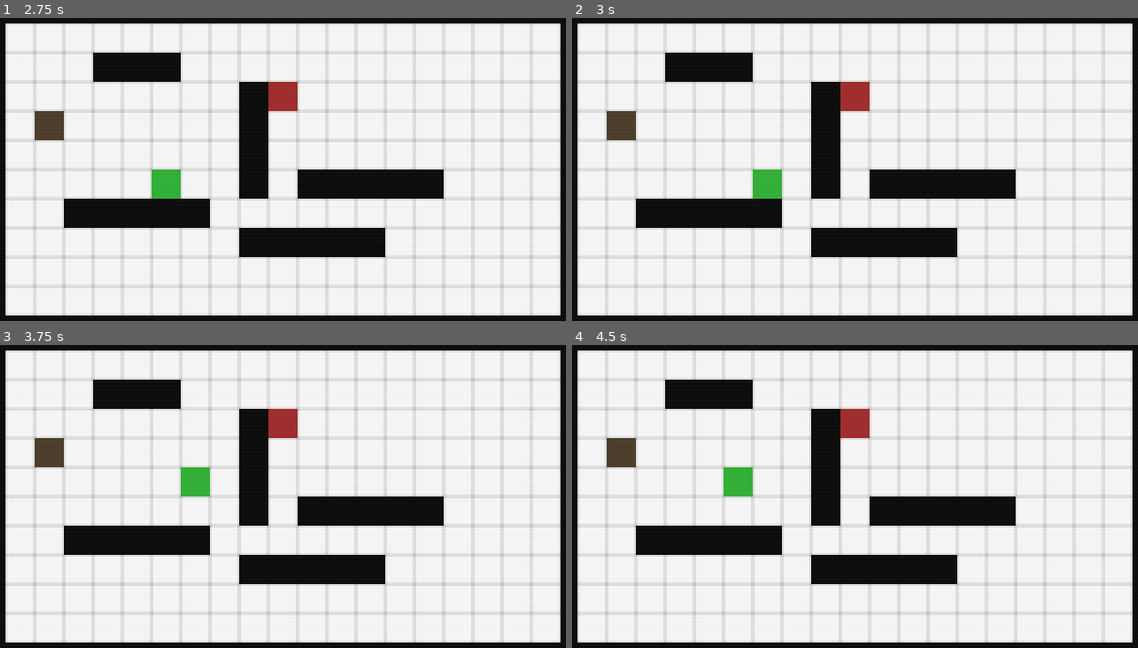
Above: before the commit, frames 1-4 (two rows, left to right).
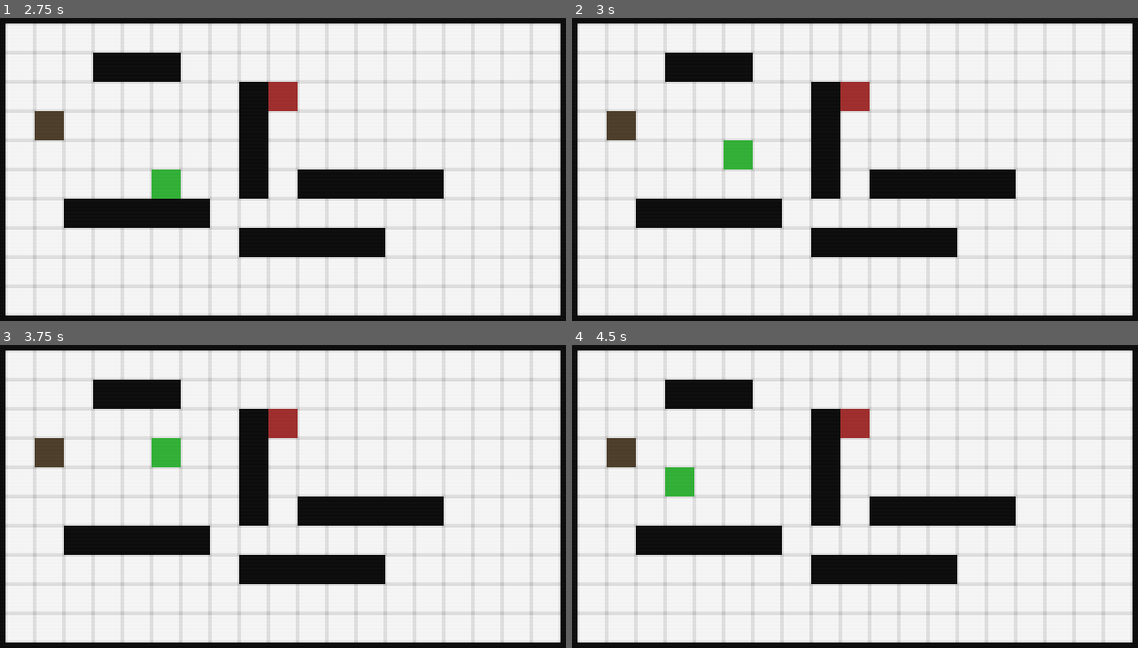
Above: after the commit, the same moments.

Repository: daredakke/maze-vault
Game: Godot game, scene res://scenes/game.tscn
The game is run twice, just before and just after one commit, with the same random seed, the same clock (stepped at 60 frames per second) and the same inputs.
Inputs:
- Up to frame 1 (2.75 s): click "NEW GAME" at 0.5 s; tap Enter (ui_accept) at 1.25, 1.52, 2, 2.27 s; hold Right (right) 1.28-2.03 s; hold Down (down) from 2.03 s (still down)
- Up to frame 2 (3 s): tap R (reset) at 2.75 s; release Down (down) at 2.78 s; hold Right (right) from 2.78 s (still down)
- Up to frame 3 (3.75 s): tap Enter (ui_accept) at 3.5 s; release Right (right) at 3.53 s; hold Up (up) from 3.53 s (still down)
- Up to frame 4 (4.5 s): tap Enter (ui_accept) at 3.77 s; tap R (reset) at 4.25 s; release Up (up) at 4.28 s; hold Left (left) from 4.28 s (still down)

Frame 1 is identical in both runs. In frame 2, 1.0% of the frame differs, in the area x 26-38%, y 40-60%; in frame 3, 1.0%; in frame 4, 1.0%.

Commit message:
Can reset level

Diff:
--- a/scenes/game.tscn
+++ b/scenes/game.tscn
@@ -1,14 +1,12 @@
-[gd_scene load_steps=10 format=3 uid="uid://2ebxoees0r32"]
+[gd_scene load_steps=8 format=3 uid="uid://2ebxoees0r32"]
 
 [ext_resource type="Script" path="res://scripts/game.gd" id="1_f6l8u"]
 [ext_resource type="PackedScene" uid="uid://ccqqq3oltseh7" path="res://scenes/splash.tscn" id="2_3wpsm"]
 [ext_resource type="Texture2D" uid="uid://douco27nrymbp" path="res://assets/scanlines-320-180.png" id="3_ct4n6"]
 [ext_resource type="PackedScene" uid="uid://dhcf22jtoctn0" path="res://scenes/pause.tscn" id="3_jsbi5"]
-[ext_resource type="PackedScene" uid="uid://bh36j4ina3tjr" path="res://scenes/wall.tscn" id="5_b62s1"]
 [ext_resource type="Texture2D" uid="uid://q64fopn2ht18" path="res://assets/tiled-grid.png" id="5_d5hoy"]
-[ext_resource type="PackedScene" uid="uid://ciaf6xdrrx2v4" path="res://scenes/player.tscn" id="7_wynie"]
-[ext_resource type="PackedScene" uid="uid://c2uip3188o5lx" path="res://scenes/robot.tscn" id="8_30d8c"]
-[ext_resource type="PackedScene" uid="uid://dop7wr7kmcvdl" path="res://scenes/box.tscn" id="9_6vkcy"]
+[ext_resource type="Script" path="res://scripts/level.gd" id="5_hhteu"]
+[ext_resource type="PackedScene" uid="uid://dtixxrocq748g" path="res://scenes/levels/level_test.tscn" id="6_q4wy3"]
 
 [node name="Game" type="Node2D"]
 process_mode = 3
@@ -38,64 +36,12 @@
 centered = false
 
 [node name="Level" type="Node2D" parent="."]
+unique_name_in_owner = true
+script = ExtResource("5_hhteu")
 
 [node name="TiledGrid" type="Sprite2D" parent="Level"]
 texture = ExtResource("5_d5hoy")
 centered = false
 offset = Vector2(8, 8)
 
-[node name="LevelTest" type="Node2D" parent="Level"]
-
-[node name="Walls" type="Node2D" parent="Level/LevelTest"]
-
-[node name="Wall" parent="Level/LevelTest/Walls" instance=ExtResource("5_b62s1")]
-position = Vector2(0, 96)
-scale = Vector2(1, 13)
-
-[node name="Wall2" parent="Level/LevelTest/Walls" instance=ExtResource("5_b62s1")]
-position = Vector2(320, 96)
-scale = Vector2(1, 13)
-
-[node name="Wall3" parent="Level/LevelTest/Walls" instance=ExtResource("5_b62s1")]
-position = Vector2(160, 0)
-scale = Vector2(20, 1)
-
-[node name="Wall4" parent="Level/LevelTest/Walls" instance=ExtResource("5_b62s1")]
-position = Vector2(160, 176)
-scale = Vector2(20, 1)
-
-[node name="Wall5" parent="Level/LevelTest/Walls" instance=ExtResource("5_b62s1")]
-position = Vector2(176, 128)
-scale = Vector2(5, 1)
-
-[node name="Wall6" parent="Level/LevelTest/Walls" instance=ExtResource("5_b62s1")]
-position = Vector2(80, 112)
-scale = Vector2(5, 1)
-
-[node name="Wall9" parent="Level/LevelTest/Walls" instance=ExtResource("5_b62s1")]
-position = Vector2(80, 32)
-scale = Vector2(3, 1)
-
-[node name="Wall8" parent="Level/LevelTest/Walls" instance=ExtResource("5_b62s1")]
-position = Vector2(208, 96)
-scale = Vector2(5, 1)
-
-[node name="Wall7" parent="Level/LevelTest/Walls" instance=ExtResource("5_b62s1")]
-position = Vector2(144, 80)
-scale = Vector2(1, 3)
-
-[node name="Wall10" parent="Level/LevelTest/Walls" instance=ExtResource("5_b62s1")]
-position = Vector2(144, 48)
-
-[node name="Entities" type="Node2D" parent="Level/LevelTest"]
-
-[node name="Player" parent="Level/LevelTest/Entities" instance=ExtResource("7_wynie")]
-position = Vector2(80, 80)
-
-[node name="Robot" parent="Level/LevelTest/Entities" instance=ExtResource("8_30d8c")]
-position = Vector2(160, 48)
-
-[node name="Boxes" type="Node2D" parent="Level/LevelTest"]
-
-[node name="Box" parent="Level/LevelTest/Boxes" instance=ExtResource("9_6vkcy")]
-position = Vector2(32, 64)
+[node name="LevelTest" parent="Level" instance=ExtResource("6_q4wy3")]
--- /dev/null
+++ b/scenes/levels/level_test.tscn
@@ -0,0 +1,62 @@
+[gd_scene load_steps=5 format=3 uid="uid://dtixxrocq748g"]
+
+[ext_resource type="PackedScene" uid="uid://bh36j4ina3tjr" path="res://scenes/wall.tscn" id="1_cf2x5"]
+[ext_resource type="PackedScene" uid="uid://ciaf6xdrrx2v4" path="res://scenes/player.tscn" id="2_pv4xi"]
+[ext_resource type="PackedScene" uid="uid://c2uip3188o5lx" path="res://scenes/robot.tscn" id="3_8bq0y"]
+[ext_resource type="PackedScene" uid="uid://dop7wr7kmcvdl" path="res://scenes/box.tscn" id="4_6qvdd"]
+
+[node name="LevelTest" type="Node2D"]
+
+[node name="Walls" type="Node2D" parent="."]
+
+[node name="Wall" parent="Walls" instance=ExtResource("1_cf2x5")]
+position = Vector2(0, 96)
+scale = Vector2(1, 13)
+
+[node name="Wall2" parent="Walls" instance=ExtResource("1_cf2x5")]
+position = Vector2(320, 96)
+scale = Vector2(1, 13)
+
+[node name="Wall3" parent="Walls" instance=ExtResource("1_cf2x5")]
+position = Vector2(160, 0)
+scale = Vector2(20, 1)
+
+[node name="Wall4" parent="Walls" instance=ExtResource("1_cf2x5")]
+position = Vector2(160, 176)
+scale = Vector2(20, 1)
+
+[node name="Wall5" parent="Walls" instance=ExtResource("1_cf2x5")]
+position = Vector2(176, 128)
+scale = Vector2(5, 1)
+
+[node name="Wall6" parent="Walls" instance=ExtResource("1_cf2x5")]
+position = Vector2(80, 112)
+scale = Vector2(5, 1)
+
+[node name="Wall9" parent="Walls" instance=ExtResource("1_cf2x5")]
+position = Vector2(80, 32)
+scale = Vector2(3, 1)
+
+[node name="Wall8" parent="Walls" instance=ExtResource("1_cf2x5")]
+position = Vector2(208, 96)
+scale = Vector2(5, 1)
+
+[node name="Wall7" parent="Walls" instance=ExtResource("1_cf2x5")]
+position = Vector2(144, 80)
+scale = Vector2(1, 3)
+
+[node name="Wall10" parent="Walls" instance=ExtResource("1_cf2x5")]
+position = Vector2(144, 48)
+
+[node name="Entities" type="Node2D" parent="."]
+
+[node name="Player" parent="Entities" instance=ExtResource("2_pv4xi")]
+position = Vector2(80, 80)
+
+[node name="Robot" parent="Entities" instance=ExtResource("3_8bq0y")]
+position = Vector2(160, 48)
+
+[node name="Boxes" type="Node2D" parent="."]
+
+[node name="Box" parent="Boxes" instance=ExtResource("4_6qvdd")]
+position = Vector2(32, 64)
--- a/scenes/player.tscn
+++ b/scenes/player.tscn
@@ -5,9 +5,10 @@
 
 [sub_resource type="RectangleShape2D" id="RectangleShape2D_wp5ws"]
 
-[node name="Player" type="Area2D" node_paths=PackedStringArray("collision_ray") groups=["player"]]
+[node name="Player" type="Area2D" node_paths=PackedStringArray("collision_box", "collision_ray") groups=["player"]]
 script = ExtResource("1_sidmr")
 is_player = true
+collision_box = NodePath("CollisionShape2D")
 collision_ray = NodePath("CollisionRay")
 
 [node name="Sprite2D" type="Sprite2D" parent="."]
--- a/scenes/robot.tscn
+++ b/scenes/robot.tscn
@@ -5,9 +5,10 @@
 
 [sub_resource type="RectangleShape2D" id="RectangleShape2D_dixpw"]
 
-[node name="Robot" type="Area2D" node_paths=PackedStringArray("player_ray", "collision_ray")]
+[node name="Robot" type="Area2D" node_paths=PackedStringArray("player_ray", "collision_box", "collision_ray")]
 script = ExtResource("1_27bsu")
 player_ray = NodePath("PlayerRay")
+collision_box = NodePath("CollisionShape2D")
 collision_ray = NodePath("CollisionRay")
 
 [node name="Sprite2D" type="Sprite2D" parent="."]
--- a/scripts/autoload/event_bus.gd
+++ b/scripts/autoload/event_bus.gd
@@ -2,3 +2,4 @@
 
 
 signal player_moved
+signal level_reset
--- a/scripts/box.gd
+++ b/scripts/box.gd
@@ -5,6 +5,18 @@
 const GRID_SIZE: int = 16
 
 @onready var collision_ray: RayCast2D = $CollisionRay
+
+var _starting_position: Vector2
+
+
+func _ready() -> void:
+	EventBus.level_reset.connect(reset)
+
+	_starting_position = global_position
+
+
+func reset() -> void:
+	global_position = _starting_position
 
 
 func move(dir: Vector2) -> bool:
--- a/scripts/entity.gd
+++ b/scripts/entity.gd
@@ -5,6 +5,7 @@
 const GRID_SIZE: int = 16
 
 @export var is_player: bool = false
+@export var collision_box: CollisionShape2D
 @export var collision_ray: RayCast2D
 
 var directions: Dictionary = {
@@ -13,6 +14,15 @@
 	"left": Vector2.LEFT,
 	"up": Vector2.UP,
 }
+
+var _is_active: bool = true
+var _starting_position: Vector2
+
+
+func _ready() -> void:
+	EventBus.level_reset.connect(reset)
+
+	_starting_position = global_position
 
 
 func _process(_delta: float) -> void:
@@ -23,6 +33,12 @@
 				EventBus.player_moved.emit()
 			else:
 				call_deferred("_move", directions[dir])
+
+
+func reset() -> void:
+	global_position = _starting_position
+	_is_active = true
+	collision_box.disabled = false
 
 
 func _move(dir: Vector2) -> void:
--- a/scripts/game.gd
+++ b/scripts/game.gd
@@ -16,11 +16,16 @@
 
 
 func _process(_delta: float) -> void:
-	if not Global.game_started:
+	if not Global.game_started or Global.game_paused:
 		return
 
-	if Input.is_action_just_pressed("pause") and not Global.game_paused:
+	if Input.is_action_just_pressed("pause"):
 		_pause_game()
+		return
+
+	if Input.is_action_just_pressed("reset"):
+		EventBus.level_reset.emit()
+		return
 
 
 func _start_game() -> void:
--- /dev/null
+++ b/scripts/level.gd
@@ -0,0 +1,2 @@
+class_name Level
+extends Node2D
--- a/scripts/robot.gd
+++ b/scripts/robot.gd
@@ -5,6 +5,7 @@
 @export var player_ray: RayCast2D
 
 var is_controlled: bool = false
+
 var _collider = null
 var _count: int = 1
 var _moving_to_target: bool = false
@@ -15,6 +16,7 @@
 
 
 func _ready() -> void:
+	super._ready()
 	EventBus.player_moved.connect(_delay_search)
 	search_delay.timeout.connect(_look_for_player)
 
@@ -23,6 +25,16 @@
 	if is_controlled:
 		super._process(_delta)
 		return
+
+
+func reset() -> void:
+	search_delay.stop()
+	global_position = _starting_position
+	_is_active = true
+	collision_box.disabled = false
+	is_controlled = false
+	_moving_to_target = false
+	_steps_to_move = 0
 
 
 # Wait before searching so the robot moves after the player does
@@ -40,26 +52,28 @@
 			_steps_to_move -= 1
 		else:
 			_moving_to_target = false
-	else:
-		for dir in directions:
-			while true:
-				player_ray.target_position = directions[dir] * (GRID_SIZE * _count)
-				player_ray.force_raycast_update()
 
-				_collider = player_ray.get_collider()
-				_count += 1
+		return
 
-				if not _collider:
-					continue
+	for dir in directions:
+		while true:
+			player_ray.target_position = directions[dir] * (GRID_SIZE * _count)
+			player_ray.force_raycast_update()
 
-				if _collider.is_in_group("obstacle"):
-					_count = 1
-					break
+			_collider = player_ray.get_collider()
+			_count += 1
 
-				if _collider.is_in_group("player"):
-					_steps_to_move = _count - 2
-					_count = 1
-					_last_player_direction = directions[dir]
-					position += _last_player_direction * GRID_SIZE
-					_moving_to_target = true
-					return
+			if not _collider:
+				continue
+
+			if _collider.is_in_group("obstacle"):
+				_count = 1
+				break
+
+			if _collider.is_in_group("player"):
+				_steps_to_move = _count - 2
+				_count = 1
+				_last_player_direction = directions[dir]
+				position += _last_player_direction * GRID_SIZE
+				_moving_to_target = true
+				return
